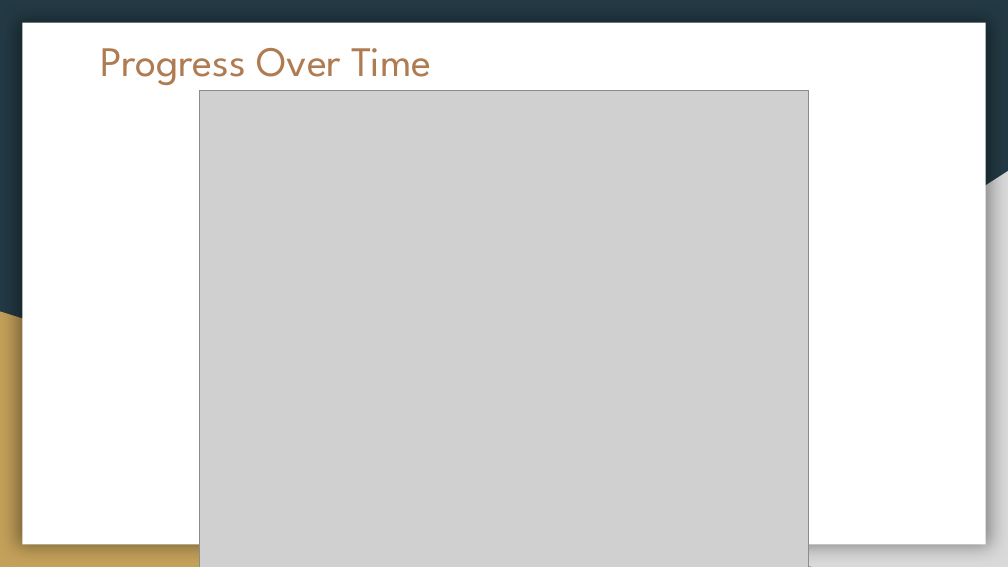
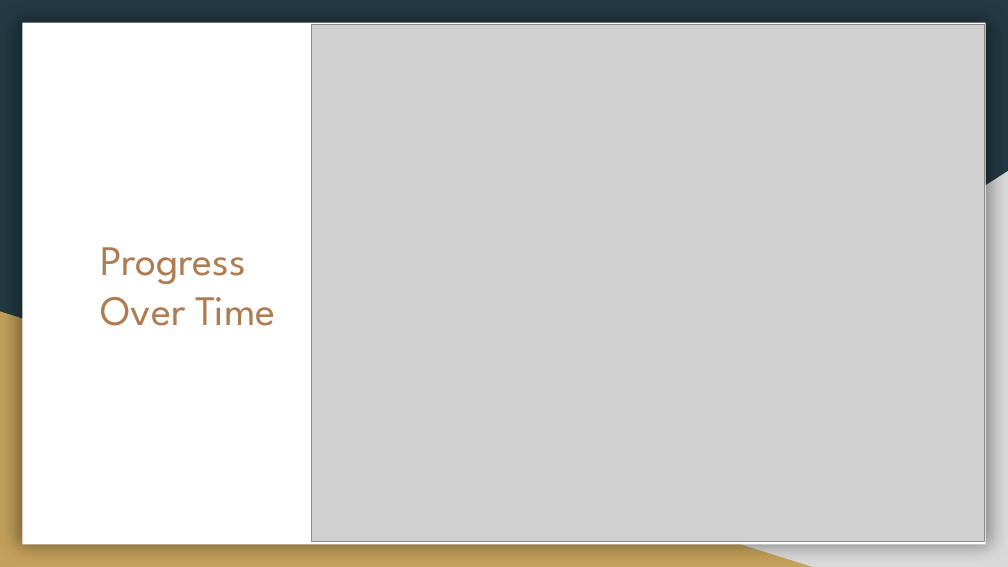
Before and after one commit to just-a-rookie-2001/CSE523-Machine-Learning-2022-Bug-Smashers, a slide deck: slide 4 of Presentations/10_Bug Smashers_End_Sem_Project_Presentation.pptx. Drawn at 1008x567 pixels with LibreOffice and Linux fonts; fonts in the diff are those of the drawing; grey boxes stand for pictures. Boxes give left, top, right and bottom in pixels: in the first picture for what was removed or moved away, otherwise in the second. Text is boxed around its words. In the diff, an @@ line names an element or a change of style, - is before the commit and + after.

```diff
--- a/Presentations/10_Bug Smashers_End_Sem_Project_Presentation.pptx
+++ b/Presentations/10_Bug Smashers_End_Sem_Project_Presentation.pptx
@@ picture: place and size @@
-picture at bbox=[200, 90, 809, 567]
+picture at bbox=[312, 24, 985, 541]
@@ title "Progress Over Time" rewrapped from bbox=[100, 48, 432, 85] to bbox=[100, 247, 276, 326] @@
```
Also in this commit, not shown: 4 other slides changed, 1 slide added, 7 other files.
